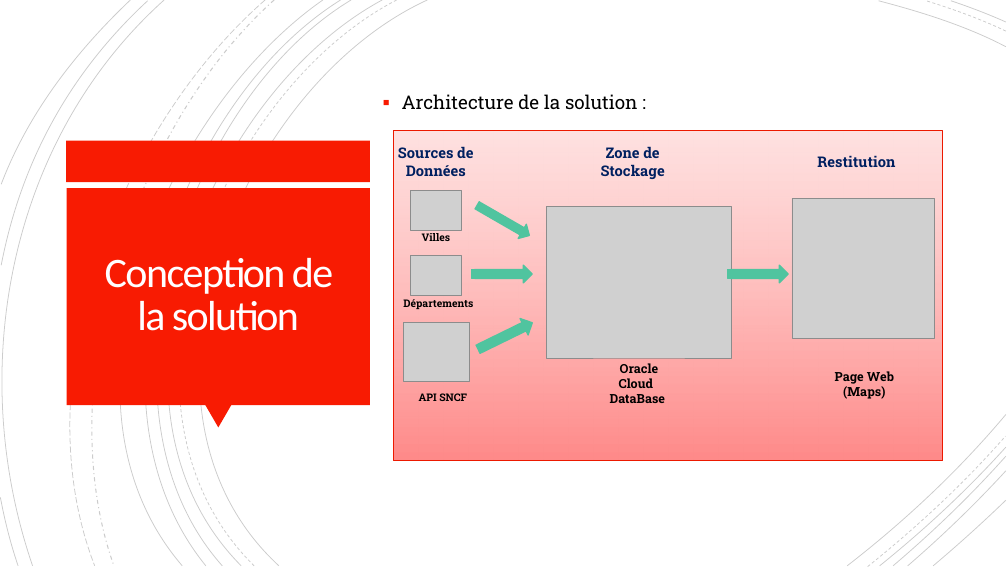
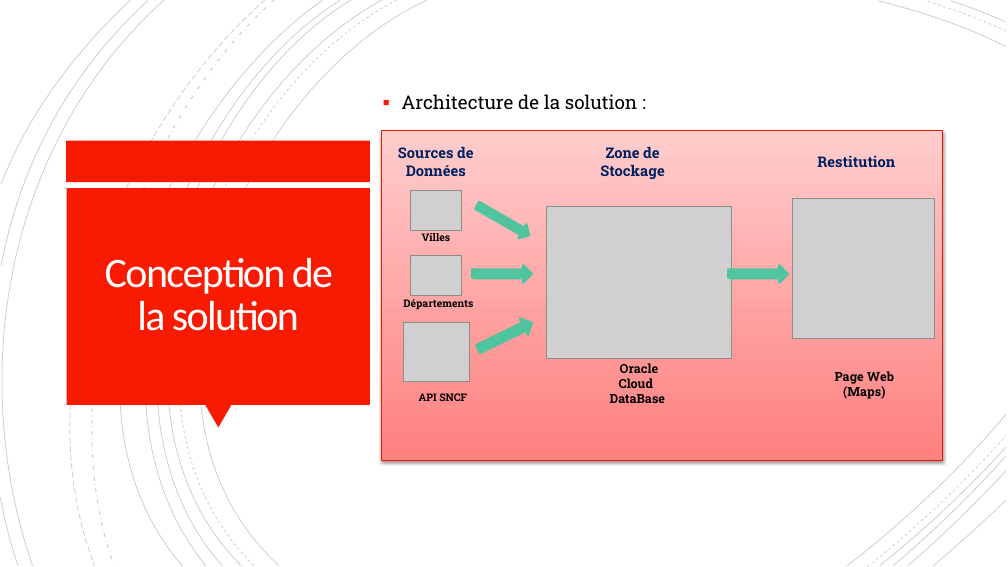
Before and after one commit to Orkaelle/Projet2_Groupe4, a slide deck: slide 4 of presentationPPT/FranceHolidays.pptx. Drawn at 1008x567 pixels with LibreOffice and Linux fonts; fonts in the diff are those of the drawing; grey boxes stand for pictures. Boxes give left, top, right and bottom in pixels: in the first picture for what was removed or moved away, otherwise in the second. Text is boxed around its words. In the diff, an @@ line names an element or a change of style, - is before the commit and + after.

```diff
--- a/presentationPPT/FranceHolidays.pptx
+++ b/presentationPPT/FranceHolidays.pptx
@@ outline #000000 0.75 pt to #000000 0.74 pt in 5 elements at (108, 0, 427, 566), (83, 0, 383, 566), (83, 0, 352, 566), (40, 0, 323, 566), (0, 0, 164, 566) @@
@@ freeform shape at (22, 0, 265, 566): outline #000000 0.75 pt dashed to #000000 0.74 pt dashed @@
@@ freeform shape at (49, 0, 274, 566): outline #000000 1 pt dashed to #000000 0.99 pt dashed @@
@@ outline #000000 0.75 pt to #000000 0.74 pt; outline redrawn in 4 elements at (848, 414, 1006, 566), (880, 447, 1006, 566), (893, 456, 1006, 566), (73, 0, 340, 566) @@
@@ freeform shape at (93, 0, 397, 566): outline #000000 0.75 pt dashed to #000000 0.74 pt dashed @@
@@ rectangle: place and size @@
-rectangle at (393, 130, 942, 461)
+rectangle at (381, 130, 943, 461)
@@ rectangle at (381, 130, 943, 461): fill gradient #FFCECD to #FF807F to gradient #FECDCC to #FE807F; outline #ED1A02 0.75 pt to #EC1900 0.75 pt; shadow on @@
@@ striped right arrow at (473, 198, 534, 243): outline #50C49F 1.25 pt to #50C49F 2 pt; proportions changed @@
@@ striped right arrow at (472, 265, 532, 283): outline #50C49F 1.25 pt to #50C49F 2 pt @@
@@ striped right arrow at (728, 265, 789, 283): outline #50C49F 1.25 pt to #50C49F 2 pt @@
@@ striped right arrow at (474, 314, 536, 357): outline #50C49F 1.25 pt to #50C49F 2 pt; proportions changed @@
@@ freeform shape at (868, 436, 1006, 566): outline #000000 0.75 pt dashed to #000000 0.74 pt dashed; outline redrawn @@
```
Also in this commit, not shown: 5 other slides changed, 6 slides added, 1 slide removed.
